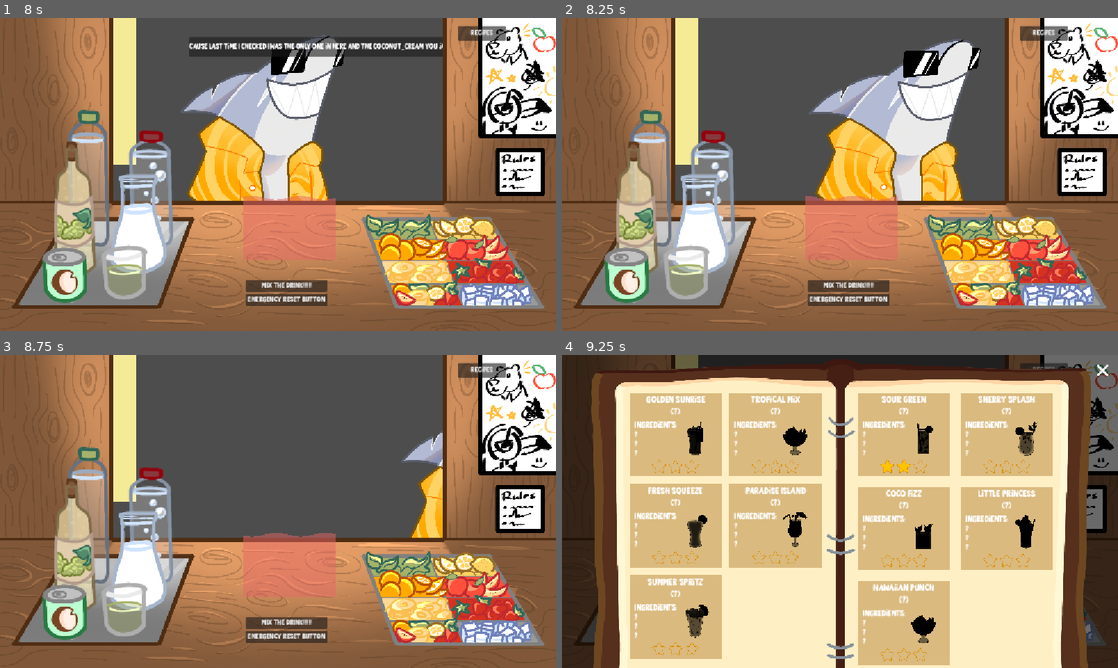
Above: before the commit, frames 1-4 (two rows, left to right).
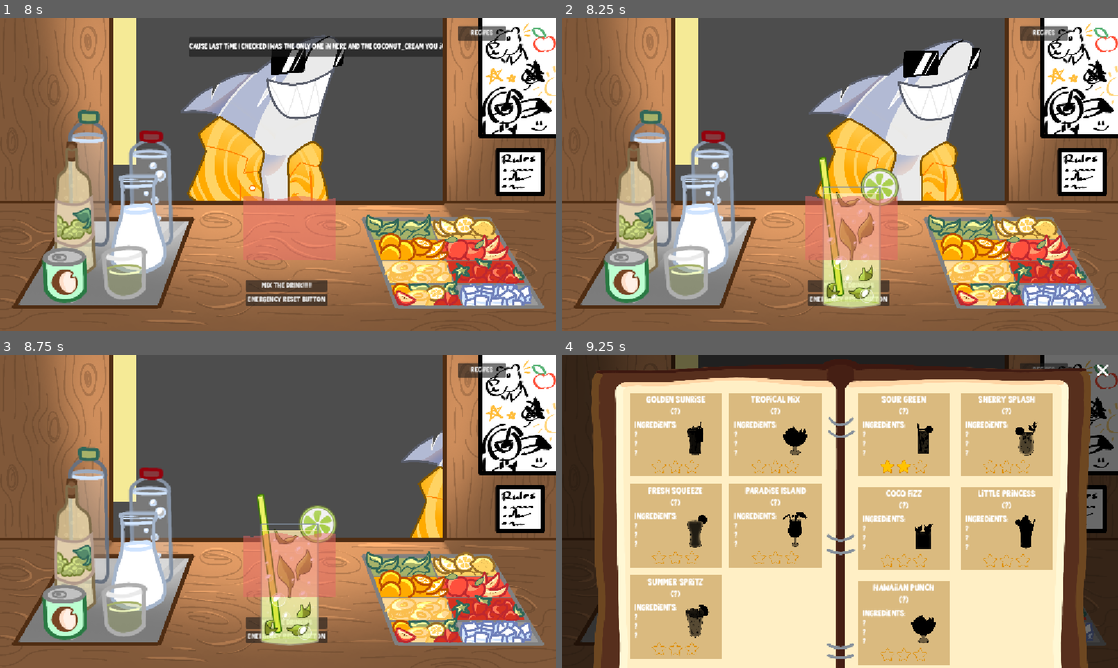
Above: after the commit, the same moments.

Repository: scumpiest/scammy-drink
Game: Godot game, scene res://scenes/crafting/counter_ui.tscn
Two runs of this game, one before a commit and one after it. Both use one fixed random seed, a clock stepped at 60 frames per second and the inputs below. The engine's default icon, where the game draws it, is replaced by a stand-in: a white triangle on a blue panel in a dark square.
Inputs (mouse positions are in pixels of both pictures, inside the frame that each line leads up to):
- Up to frame 1 (8 s): click (150, 183) at 0.5 s; click "milk" at 1.25 s; click (88, 177) at 2 s; click "white wine" at 2.75 s; click (139, 221) at 3.5 s; click (72, 205) at 4.25 s; click (122, 271) at 5 s; click "lime juice" at 5.75 s; click "MIX THE DRINK!!!!!!" at 6.5 s; click (66, 274) at 7.25 s
- Up to frame 2 (8.25 s): click "coconut cream" at 8 s
- Up to frame 3 (8.75 s): no input
- Up to frame 4 (9.25 s): click "Recipes" at 8.75 s

Frame 1 is identical in both runs. In frame 2, 4.3% of the frame differs, in the area x 46-61%, y 44-93%; in frame 3, 4.3%; in frame 4, nothing differs.

Commit message:
image in right place. Requires testing

Diff:
--- a/scenes/crafting/counter_ui.tscn
+++ b/scenes/crafting/counter_ui.tscn
@@ -42,6 +42,9 @@
 
 [node name="CraftingCounter" parent="." unique_id=1665070910 instance=ExtResource("2_05df7")]
 
+[node name="DrinkMarker" type="Marker2D" parent="." unique_id=1532214928]
+position = Vector2(600, 435)
+
 [node name="SpawnMarker" type="Marker2D" parent="." unique_id=531153033]
 position = Vector2(-429, 94)
 
--- a/scenes/crafting/crafting_complete.gd
+++ b/scenes/crafting/crafting_complete.gd
@@ -2,8 +2,9 @@
 
 extends Sprite2D
 
-var base_path: String = "res://assets/Drinks/"
-@onready var drink_marker: Marker2D = $DrinkMarker
+var base_path: String = "res://assets/drinks/"
+#
+@onready var drink_marker: Marker2D = get_parent().get_parent().find_child("DrinkMarker", true, false)
 static var png_path: String
 
 var img = Image.new()
@@ -11,12 +12,13 @@
 # Called when the node enters the scene tree for the first time.
 # res://assets/drinks/Apfelschorle.png
 func _ready() -> void:
+	print(get_parent())
 	var full_path: String = base_path + png_path
 	img.load_from_file(full_path)
 
 	var img_texture: CompressedTexture2D = load(full_path)
 	texture = img_texture
-
+	print(self, drink_marker)
 	position.x = drink_marker.position.x
 	position.y = drink_marker.position.y
 
--- a/scenes/customers/customer.gd
+++ b/scenes/customers/customer.gd
@@ -80,6 +80,7 @@
 	await get_tree().create_timer(1.5).timeout
 	request_completed.emit()
 	bubble_background.visible = false
+	_display_completed_drink()
 	request = ""
 
 
@@ -154,3 +155,14 @@
 	if not _dialogue_debug_enabled:
 		return
 	print("[DialogueDebug] customer=%s event=%s data=%s" % [_get_persona_name(), event_name, str(data)])
+
+func _display_completed_drink() -> void:
+	var dict_name = request+"_recipe"
+	print(dict_name)
+	var crafting_dict = CraftingRecipe.get_recipe_dict()
+	var recipe = crafting_dict[request]
+	var path_to_png = recipe.filename
+	CraftingComplete._set_path(path_to_png)
+	var scene_resource = load("res://scenes/crafting/crafting_complete.tscn")
+	var scene_instance = scene_resource.instantiate()
+	get_tree().current_scene.add_child(scene_instance)
--- a/scenes/ui/recipe_drink.tscn
+++ b/scenes/ui/recipe_drink.tscn
@@ -1,8 +1,8 @@
 [gd_scene format=3 uid="uid://da7amgp4n03hy"]
 
 [ext_resource type="Script" uid="uid://cm8holyvjei1f" path="res://scenes/ui/recipe_drink.gd" id="1_4yp0v"]
-[ext_resource type="Texture2D" uid="uid://0fmepb3mna05" path="res://assets/drinks/Piña_Colada[1].png" id="2_ql266"]
-[ext_resource type="Texture2D" uid="uid://cf3i3cjlxed4i" path="res://assets/drinks/Cedevita[1].png" id="3_6olb0"]
+[ext_resource type="Texture2D" uid="uid://0fmepb3mna05" path="res://assets/drinks/Pina_Colada.png" id="2_ql266"]
+[ext_resource type="Texture2D" uid="uid://cf3i3cjlxed4i" path="res://assets/drinks/Cedevita.png" id="3_6olb0"]
 [ext_resource type="Texture2D" uid="uid://cooqdx6shbe7o" path="res://assets/star_filled.png" id="3_ql266"]
 [ext_resource type="Texture2D" uid="uid://bgvgumy21wkrl" path="res://assets/star_empty.png" id="4_6olb0"]
 [ext_resource type="Material" uid="uid://c7drinkmat001" path="res://shaders[EXPERIMENTAL]/drink.tres" id="5_drink"]
Renamed: assets/Drinks/Apfelschorie.png -> assets/Drinks/Apfelschorle.png
Not shown, changed: assets/Drinks/Apfelschorle.png.import
Renamed: assets/drinks/Apfelschorle[1].png -> assets/drinks/Apfelschorle.png
Not shown, changed: assets/drinks/Apfelschorle.png.import
Renamed: assets/Drinks/Cedevita.png -> assets/drinks/Cedevita.png
Not shown, changed: assets/drinks/Cedevita.png.import
Renamed: assets/Drinks/Es_teler.png -> assets/drinks/Es_teler.png
Not shown, changed: assets/drinks/Es_teler.png.import
Renamed: assets/Drinks/Lemonade.png -> assets/drinks/Lemonade.png
Not shown, changed: assets/drinks/Lemonade.png.import
Renamed: assets/Drinks/Mojito.png -> assets/drinks/Mojito.png
Not shown, changed: assets/drinks/Mojito.png.import
(and 6 more such lines)
